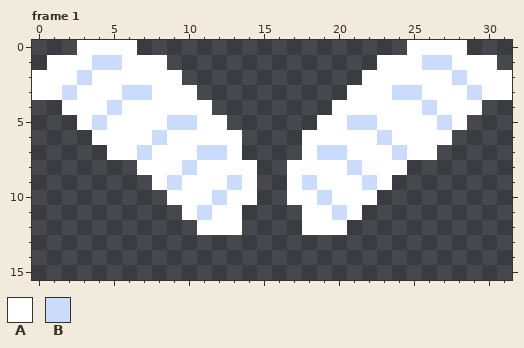
File history of a pixel-art file, art/avatar_wings.ase. Above is the file before it was changed.
32x16 pixels, 1 frame. Shown: frame 1. The commit also changed other frames, which this record leaves out.
Palette (. is transparent): A #ffffff  B #cbdbfc
Pixels before, frame 1, first column x 0:
 0 ...AAAA..................AAAA...
 1 .AAABBAAA..............AAABBAAA.
 2 AAABAAAAAA............AAAAAABAAA
 3 AABAAABBAAA..........AAABBAAABAA
 4 ..AAABAAAAAA........AAAAAABAAA..
 5 ...ABAAAABBAA......AABBAAAABA...
 6 ....AAAABAAAAA....AAAAABAAAA....
 7 .....AABAAABBA....ABBAAABAA.....
 8 .......AAABAAAA..AAAABAAA.......
 9 ........ABAAABA..ABAAABA........
10 .........AAABAA..AABAAA.........
11 ..........ABAA....AABA..........
12 ...........AAA....AAA...........
After the commit:
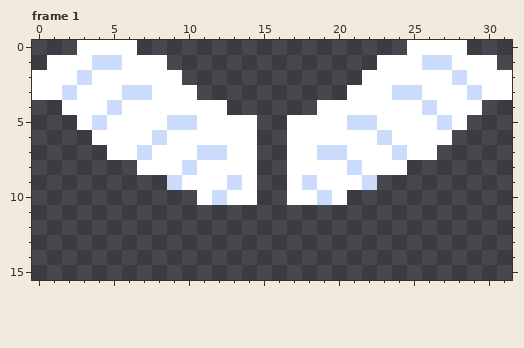
Author's note on the commit: wing animation
The edit:
{"where": "frame 1"}
{"frame":1,"y":4,"x":12,"old":".","new":"A"}
{"frame":1,"y":4,"x":19,"old":".","new":"A"}
{"frame":1,"y":5,"x":13,"old":"..","new":"AA"}
{"frame":1,"y":5,"x":17,"old":"..","new":"AA"}
{"frame":1,"y":6,"x":14,"old":".","new":"A"}
{"frame":1,"y":6,"x":17,"old":".","new":"A"}
{"frame":1,"y":7,"x":14,"old":".","new":"A"}
{"frame":1,"y":7,"x":17,"old":".","new":"A"}
{"frame":1,"y":9,"x":8,"old":"A","new":"."}
{"frame":1,"y":9,"x":23,"old":"A","new":"."}
{"frame":1,"y":10,"x":9,"old":"AA","new":".."}
{"frame":1,"y":10,"x":21,"old":"AA","new":".."}
{"frame":1,"y":11,"x":10,"old":"ABAA","new":"...."}
{"frame":1,"y":11,"x":18,"old":"AABA","new":"...."}
{"frame":1,"y":12,"x":11,"old":"AAA","new":"..."}
{"frame":1,"y":12,"x":18,"old":"AAA","new":"..."}
